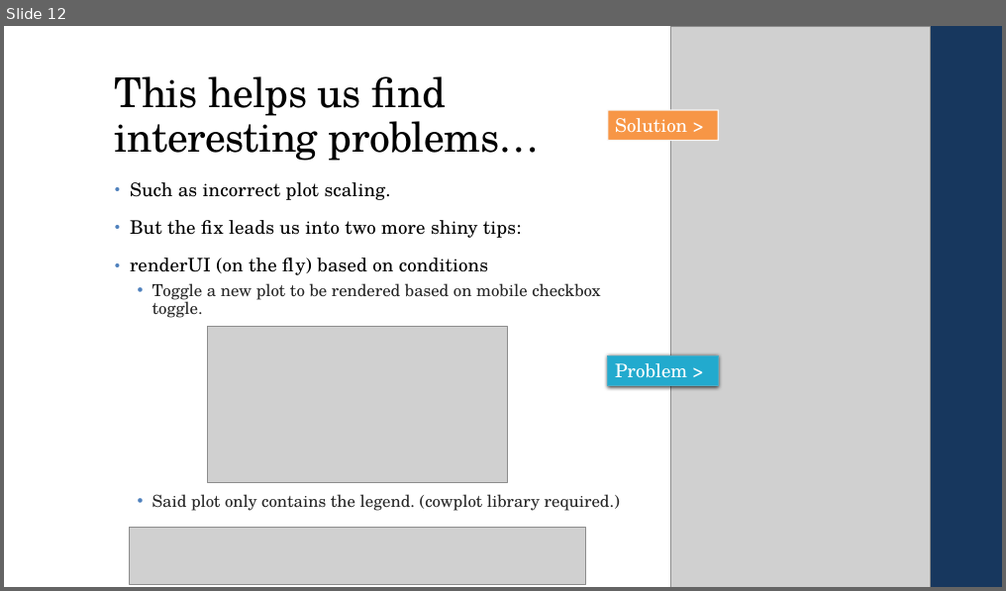
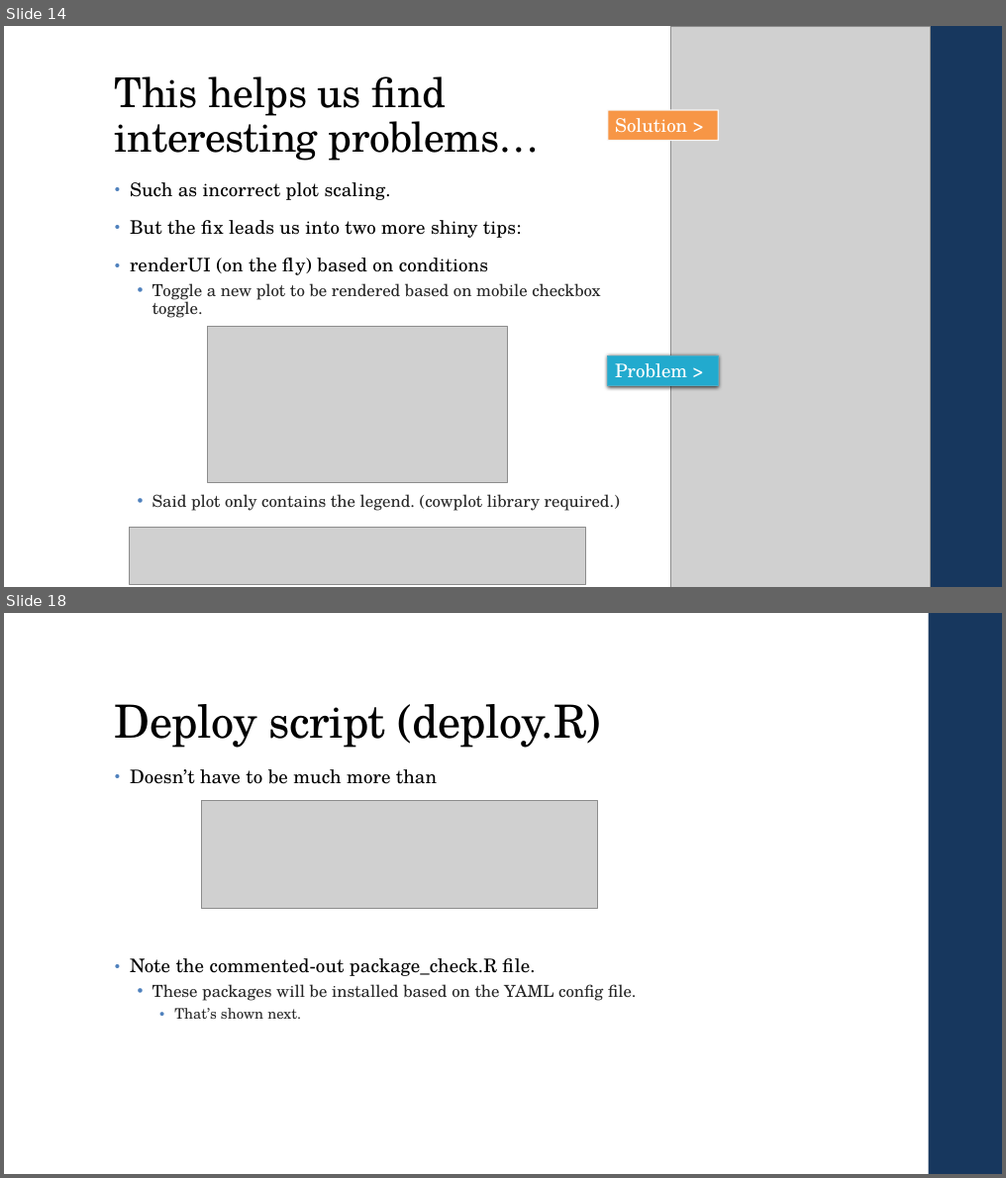
Before and after one commit to bmetenko/RShinyAppStore, a slide deck: Presentation/2019_08_15_RShinyPresentation.pptx. Shown one above the other, each under a label of ours: slide 12 before the commit, slides 14 and 18 after it; the slides between them are not shown. The pictures are 1006x591 and 1006x1178 pixels, drawn with LibreOffice and Linux fonts; fonts in the diff are those of the drawing; grey boxes stand for pictures. Boxes give left, top, right and bottom in pixels: in the first picture for what was removed or moved away, otherwise in the second. Text is boxed around its words. In the diff, an @@ line names an element or a change of style, - is before the commit and + after.

```diff
--- a/Presentation/2019_08_15_RShinyPresentation.pptx
+++ b/Presentation/2019_08_15_RShinyPresentation.pptx
@@ slide 18 added at [4,613,1002,1174], background #FFFFFF; not listed: 1 template element that a slide beside it also shows @@
@@ title added at [115,704,601,748], 44 pt, text #000000 @@
+Deploy script (deploy.R)
@@ text added at [130,769,637,1019], 18 pt, text #262626 @@
+• Doesn’t have to be much more than
+• Note the commented-out package_check.R file.
+  • These packages will be installed based on the YAML config file.
+    • That’s shown next.
@@ picture added at [201,801,597,909] @@
@@ what was slide 12 is now slide 14 @@
```
Also in this commit, not shown: 10 slides changed, 7 other slides added, 1 slide removed.
